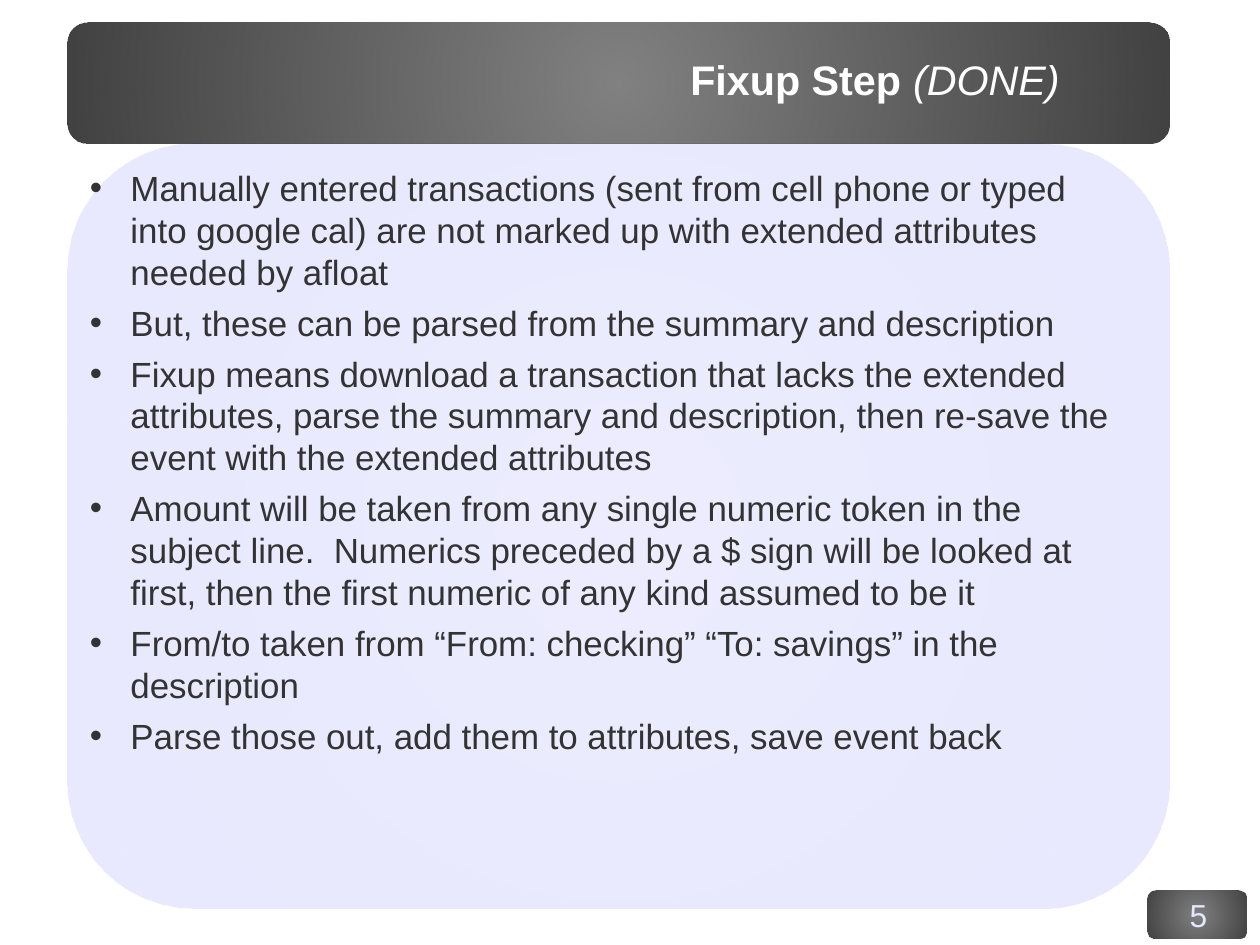
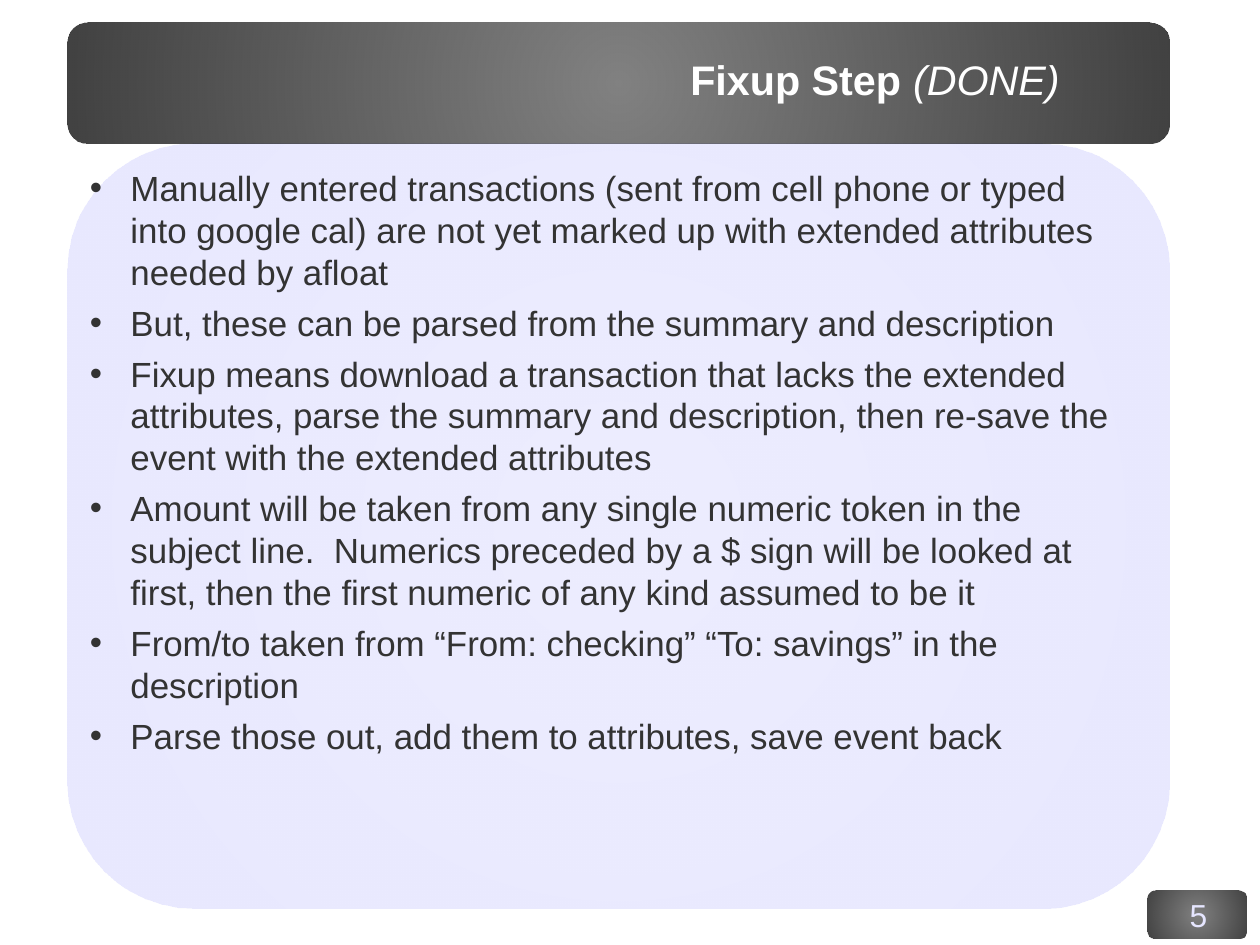
Before and after one commit to corydodt/Afloat, a slide deck: slide 5 of doc/afloat.odp. Drawn at 1260x945 pixels with LibreOffice and Linux fonts; fonts in the diff are those of the drawing; background and template pictures are left out. Boxes give left, top, right and bottom in pixels: in the first picture for what was removed or moved away, otherwise in the second. Text is boxed around its words. In the diff, an @@ line names an element or a change of style, - is before the commit and + after.

```diff
--- a/doc/afloat.odp
+++ b/doc/afloat.odp
@@ text at box(130, 175, 1093, 292): text changed @@
-• Manually entered transactions (sent from cell phone or typed into google cal) are not marked up with extended attributes needed by afloat
+• Manually entered transactions (sent from cell phone or typed into google cal) are not yet marked up with extended attributes needed by afloat
```
Also in this commit, not shown: 5 other slides changed.
